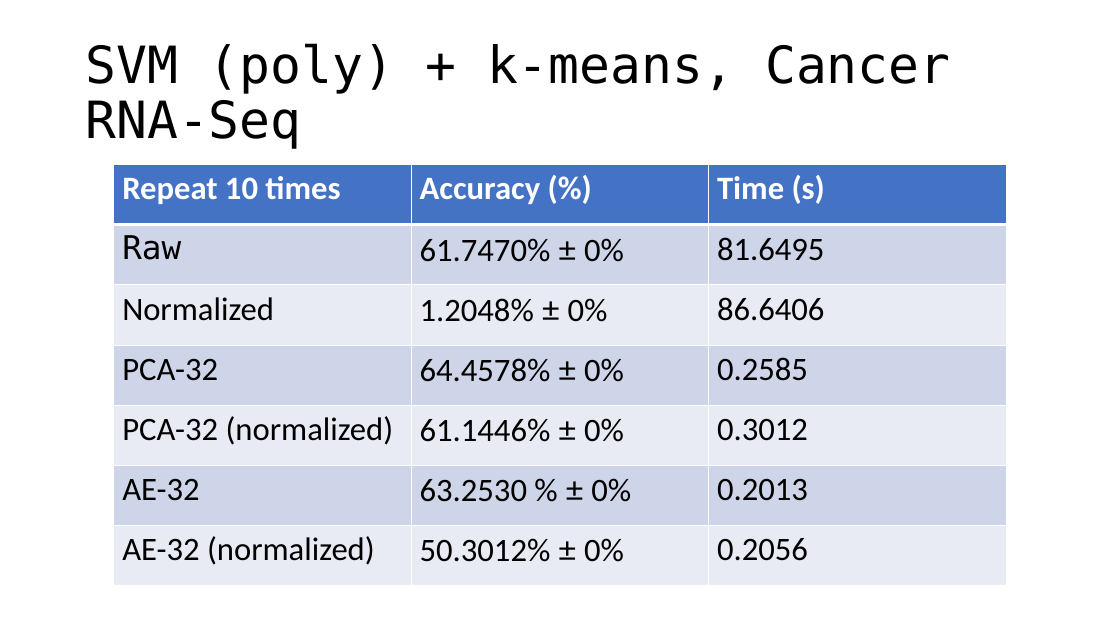
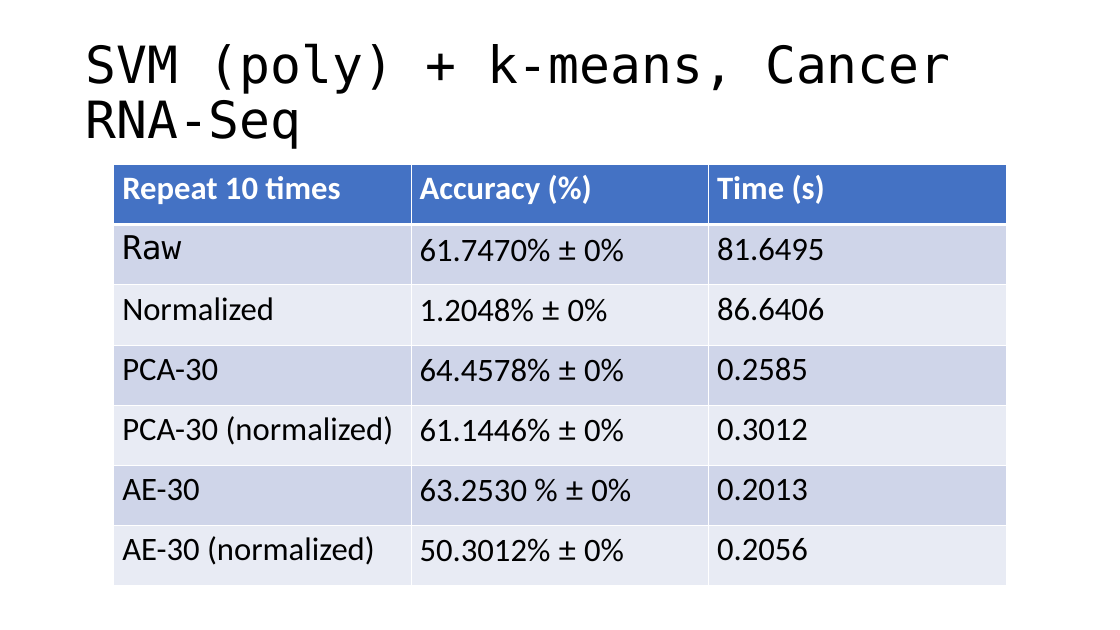
Before and after one commit to OEmiliatanO/CSE_data_mining, a slide deck: slide 33 of final/ppt/第八組.pptx. Drawn at 1120x630 pixels with LibreOffice and Linux fonts; fonts in the diff are those of the drawing. Boxes give left, top, right and bottom in pixels: in the first picture for what was removed or moved away, otherwise in the second. Text is boxed around its words. In the diff, an @@ line names an element or a change of style, - is before the commit and + after.

```diff
--- a/final/ppt/第八組.pptx
+++ b/final/ppt/第八組.pptx
@@ table at (114,165,1007,586) @@
-row 4, column 1: PCA-32
+row 4, column 1: PCA-30
-row 5, column 1: PCA-32 (normalized)
+row 5, column 1: PCA-30 (normalized)
-row 6, column 1: AE-32
+row 6, column 1: AE-30
-row 7, column 1: AE-32 (normalized)
+row 7, column 1: AE-30 (normalized)
```
Also in this commit, not shown: 4 other slides changed, 1 other file.
